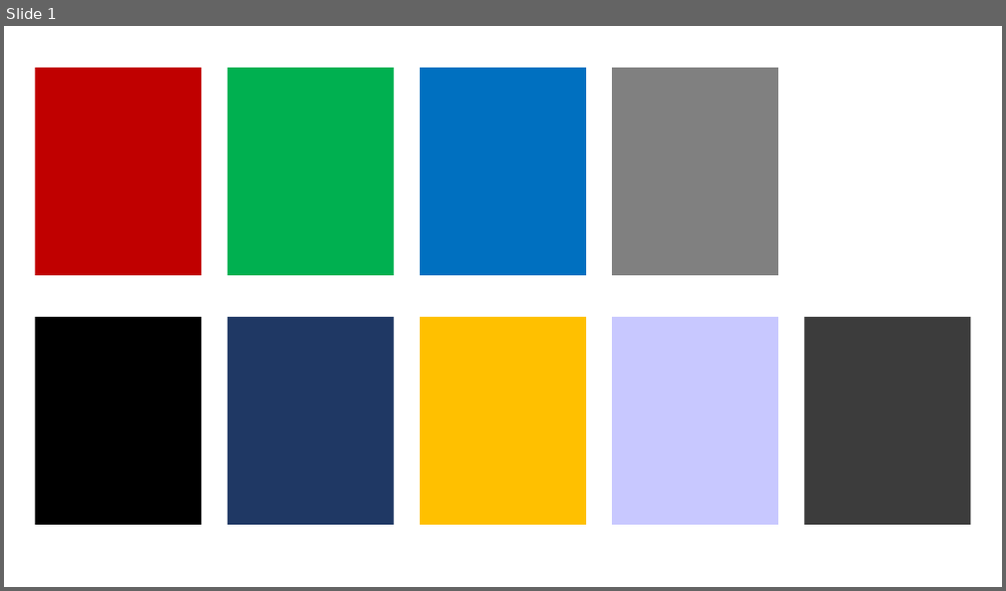
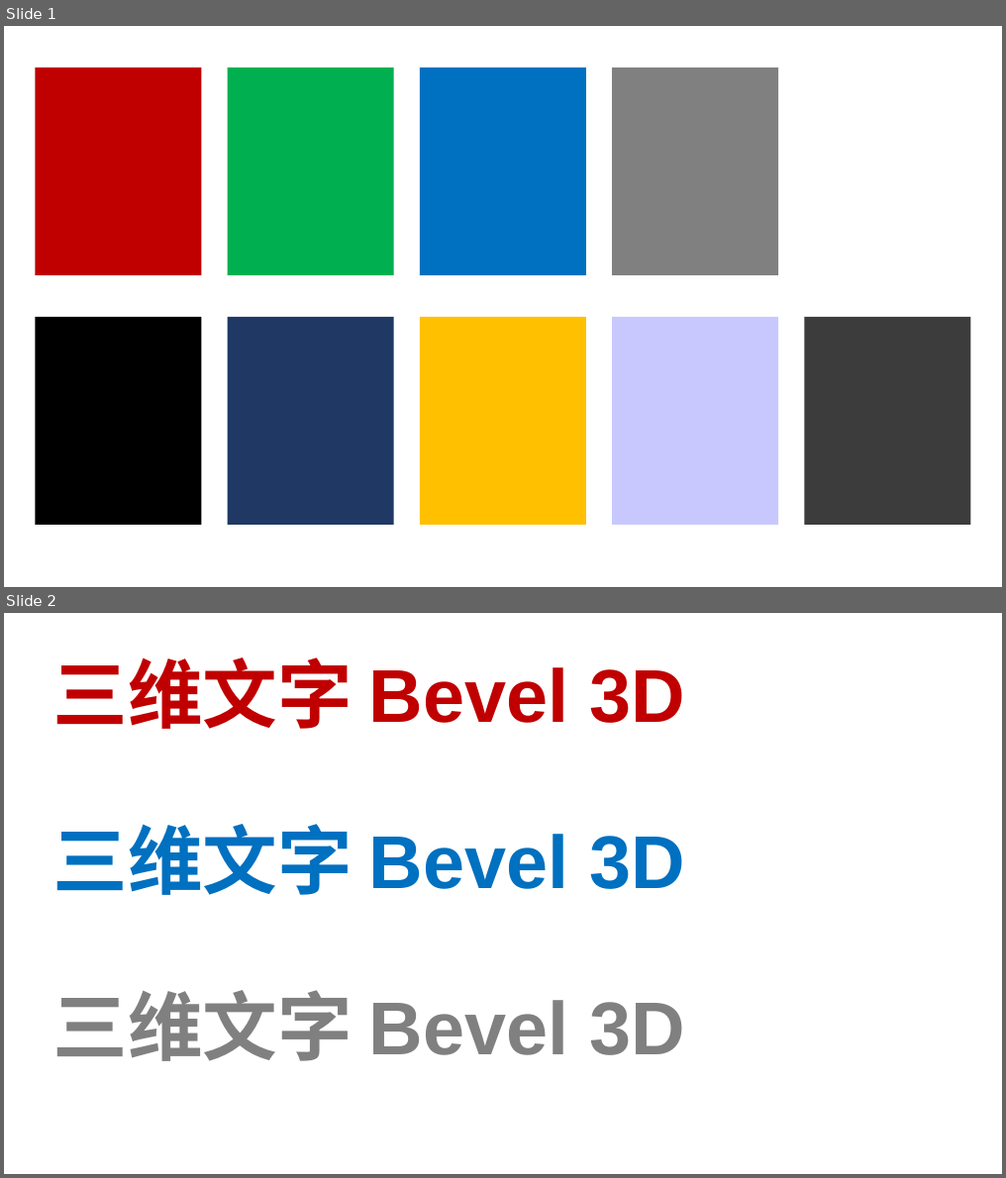
Before and after one commit to spitmaster/unppt, a slide deck: testcases/shapes-3d.pptx. Shown one above the other, each under a label of ours: slide 1 before the commit, slides 1 and 2 after it. The pictures are 1006x591 and 1006x1178 pixels, drawn with LibreOffice and Linux fonts; fonts in the diff are those of the drawing. Boxes give left, top, right and bottom in pixels: in the first picture for what was removed or moved away, otherwise in the second. Text is boxed around its words. In the diff, an @@ line names an element or a change of style, - is before the commit and + after.

```diff
--- a/testcases/shapes-3d.pptx
+++ b/testcases/shapes-3d.pptx
@@ slide 2 added at [4,613,1002,1174], background #FFFFFF @@
@@ text added at [53,658,686,729], 72 pt, text #C00000, bold @@
+三维文字 Bevel 3D
@@ text added at [53,824,686,895], 72 pt, text #0070C0, bold @@
+三维文字 Bevel 3D
@@ text added at [53,990,686,1061], 72 pt, text #808080, bold @@
+三维文字 Bevel 3D
```
Also in this commit, not shown: 12 other files.
